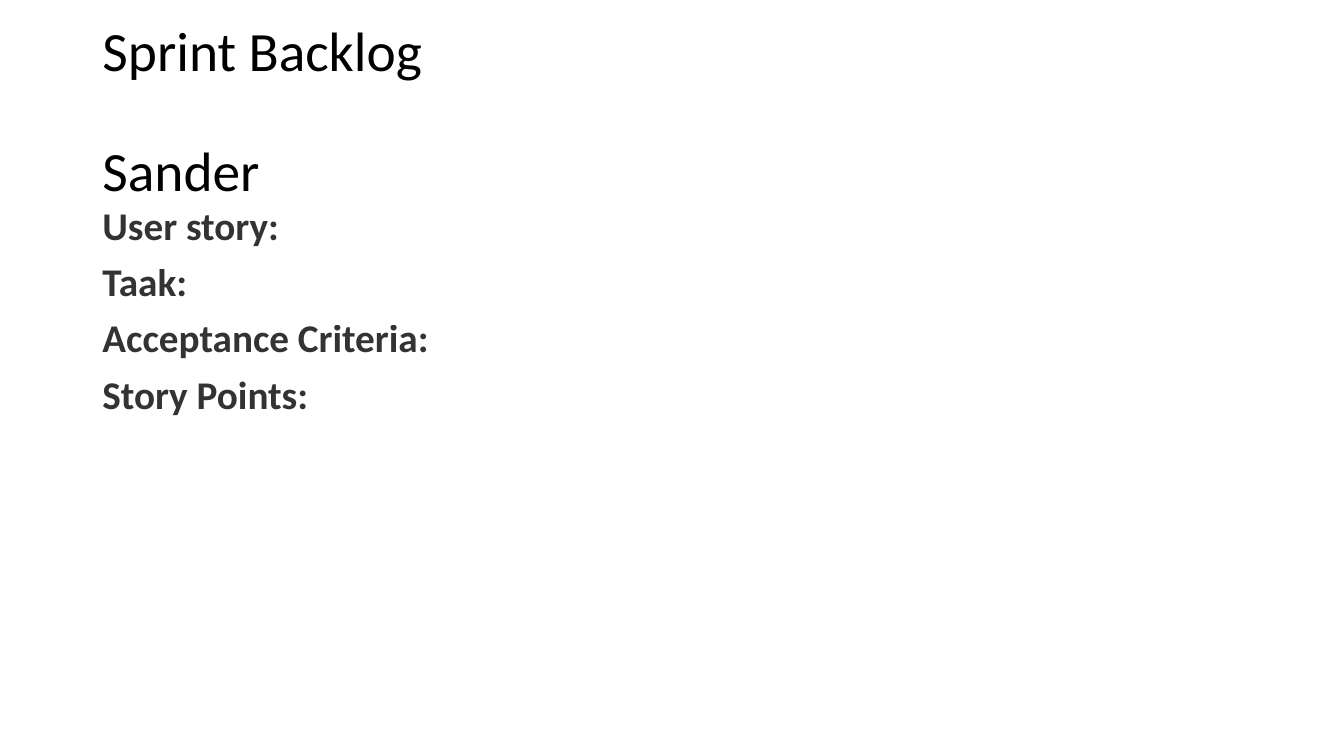
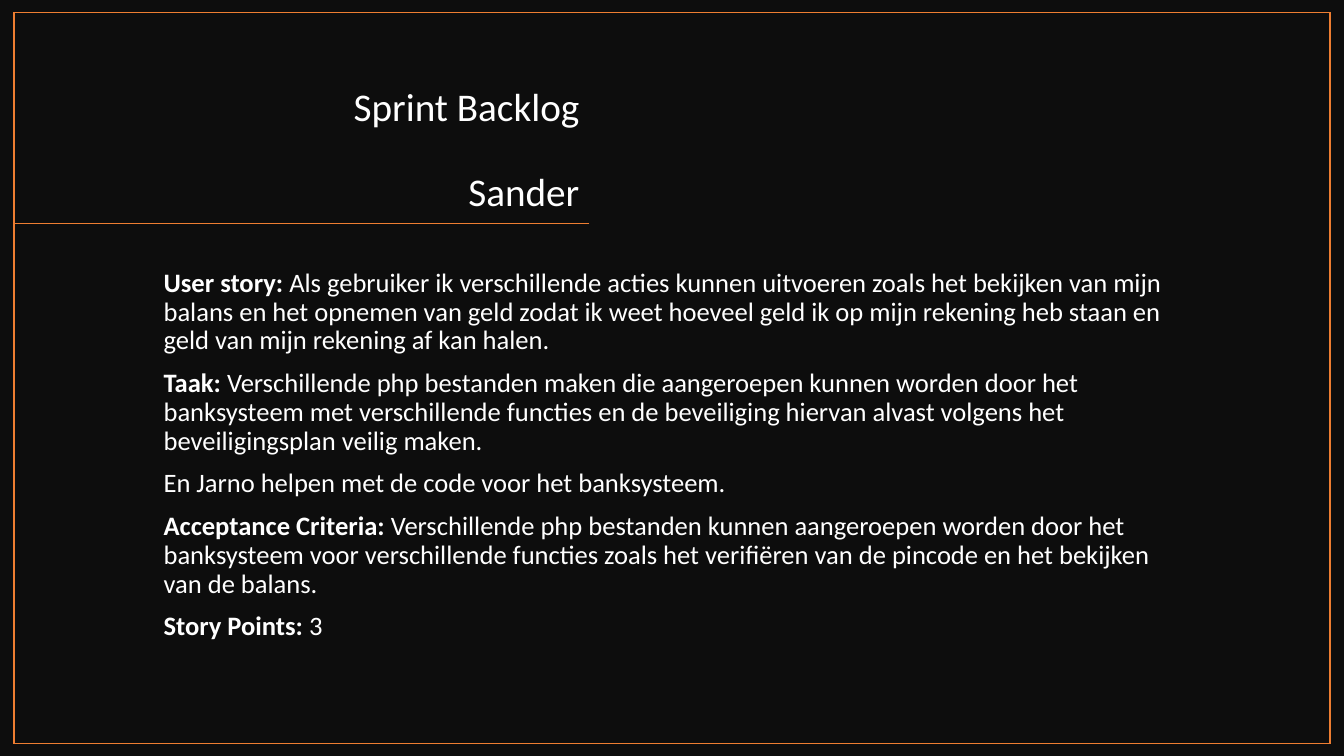
Before and after one commit to Sinjablo/Git-TINPRJ03-34, a slide deck: slide 8 of Presentaties/PresentatieSprint3.pptx. Drawn at 1344x756 pixels with LibreOffice and Linux fonts; fonts in the diff are those of the drawing. Boxes give left, top, right and bottom in pixels: in the first picture for what was removed or moved away, otherwise in the second. Text is boxed around its words. In the diff, an @@ line names an element or a change of style, - is before the commit and + after.

```diff
--- a/Presentaties/PresentatieSprint3.pptx
+++ b/Presentaties/PresentatieSprint3.pptx
@@ rectangle added at [0,0,1344,756], fill #0D0D0D @@
@@ rectangle added at [14,13,1331,744], outline #ED7D31 1 pt @@
@@ title "Sprint Backlog Sander": place and size @@
-title "Sprint Backlog Sander" at [102,32,422,192]
+title "Sprint Backlog Sander" at [354,93,579,207]
@@ title "Sprint Backlog Sander" at [354,93,579,207]: size 39.6 to 28 pt, text colour #000000 to #FFFFFF; alignment left to right; vertical alignment middle to bottom @@
@@ line added from (590, 224) to (14, 224), #ED7D31 1 pt @@
@@ text at [164,273,1161,640]: text changed; size 28 to 19 pt; text colour #000000 at 80% opacity to #FFFFFF; bold off @@
-User story:
-Taak:
-Acceptance Criteria:
-Story Points:
+User story: Als gebruiker ik verschillende acties kunnen uitvoeren zoals het bekijken van mijn balans en het opnemen van geld zodat ik weet hoeveel geld ik op mijn rekening heb staan en geld van mijn rekening af kan halen.
+Taak: Verschillende php bestanden maken die aangeroepen kunnen worden door het banksysteem met verschillende functies en de beveiliging hiervan alvast volgens het beveiligingsplan veilig maken.
+En Jarno helpen met de code voor het banksysteem.
+Acceptance Criteria: Verschillende php bestanden kunnen aangeroepen worden door het banksysteem voor verschillende functies zoals het verifiëren van de pincode en het bekijken van de balans.
+Story Points: 3
```
Also in this commit, not shown: 8 other slides changed.
